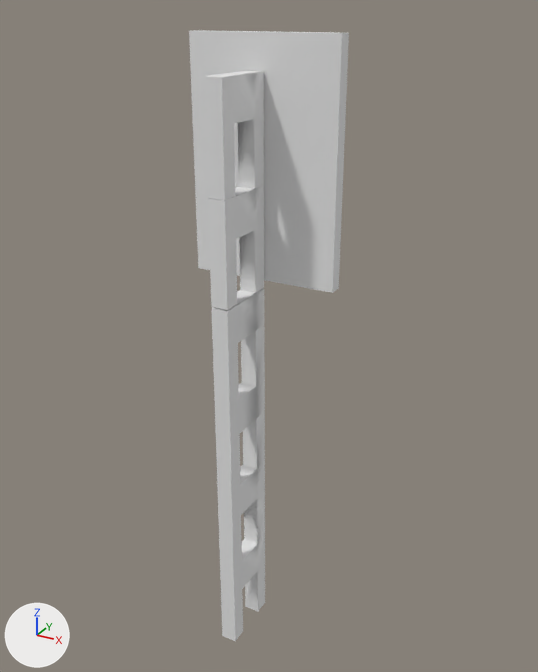
The OBJ model advtrains_signals_ks/models/advtrains_signals_ks_main_smr0.obj: old version first, new version second.
Before and after are seen from a 50 mm camera at (1.15, -1.51, 1.66) aimed at (0.04, 0.51, 0.65). Lighting does not change. The marker at lower left points along +X, +Y and +Z. Where no turn or scale is listed for an object, it has been applied to the vertices. Vertices at the same position are counted once.

In view in the first picture: 'KsHauptsignal_Plane.006'.
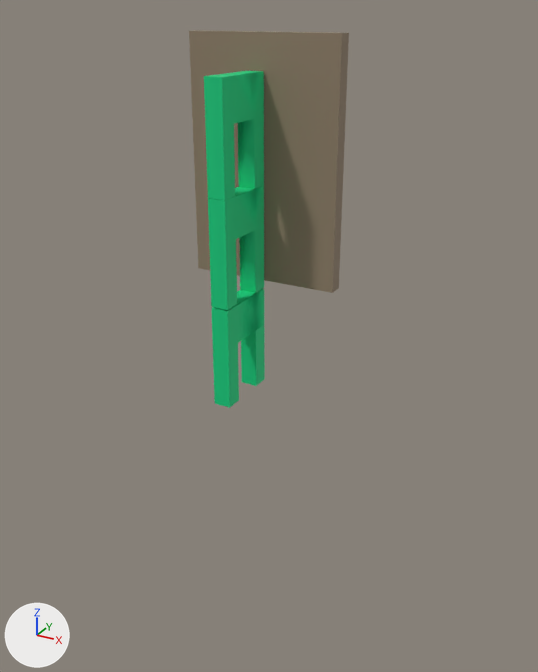
The newer file is also turned or shifted as a whole; pictures and numbers use the older file's frame.

Scene script edits in JSON lines:
```json
{"op": "set", "path": "mat_mast.base_color", "old": "(0.8, 0.8, 0.8)", "new": "(0.0, 0.64, 0.218)", "note": "white #e7e7e7 -> green #00d181"}
{"op": "set", "path": "mat_schirm.base_color", "old": "(0.8, 0.8, 0.8)", "new": "(0.287, 0.216, 0.145)", "note": "white #e7e7e7 -> brown #92806a"}
{"block": "me_kshauptsignal_plane_006", "where": "# used by ob_kshauptsignal_plane_006; location = (0.0, 0.0, 0.0)"}
{"op": "remove", "block": "me_kshauptsignal_plane_006", "code": "me_kshauptsignal_plane_006.from_pydata(...)  # 896 vertices, 1460 faces, 12 loose edges; spans x -0.23..0.27, y 0.27..0.64, z -0.5..1.6"}
{"op": "add", "block": "me_kshauptsignal_plane_006", "code": "me_kshauptsignal_plane_006.from_pydata(...)  # 848 vertices, 1403 faces, 12 loose edges; spans x -0.23..0.27, y 0.27..0.64, z 0.5..1.6"}
{"block": "me_kshauptsignal_plane_006", "change": "me_kshauptsignal_plane_006 part 1"}
{"block": "me_kshauptsignal_plane_006", "change": "48 vertices are removed from x -0.03..0.03, y 0.27..0.5, z -0.5..0.37"}
{"block": "me_kshauptsignal_plane_006", "change": "57 faces are deleted"}
```

Location of each change, (x1, y1, x2, y2) in pixels of the pictures (538 x 672 px):
```json
{"object": "KsHauptsignal_Plane.006", "change": "recoloured, reshaped", "before": [189, 30, 349, 641], "after": [189, 30, 349, 408], "on screen": "38% shorter"}
{"part": 1, "of": "me_kshauptsignal_plane_006", "change": "deleted", "before": [215, 379, 265, 641]}
```
